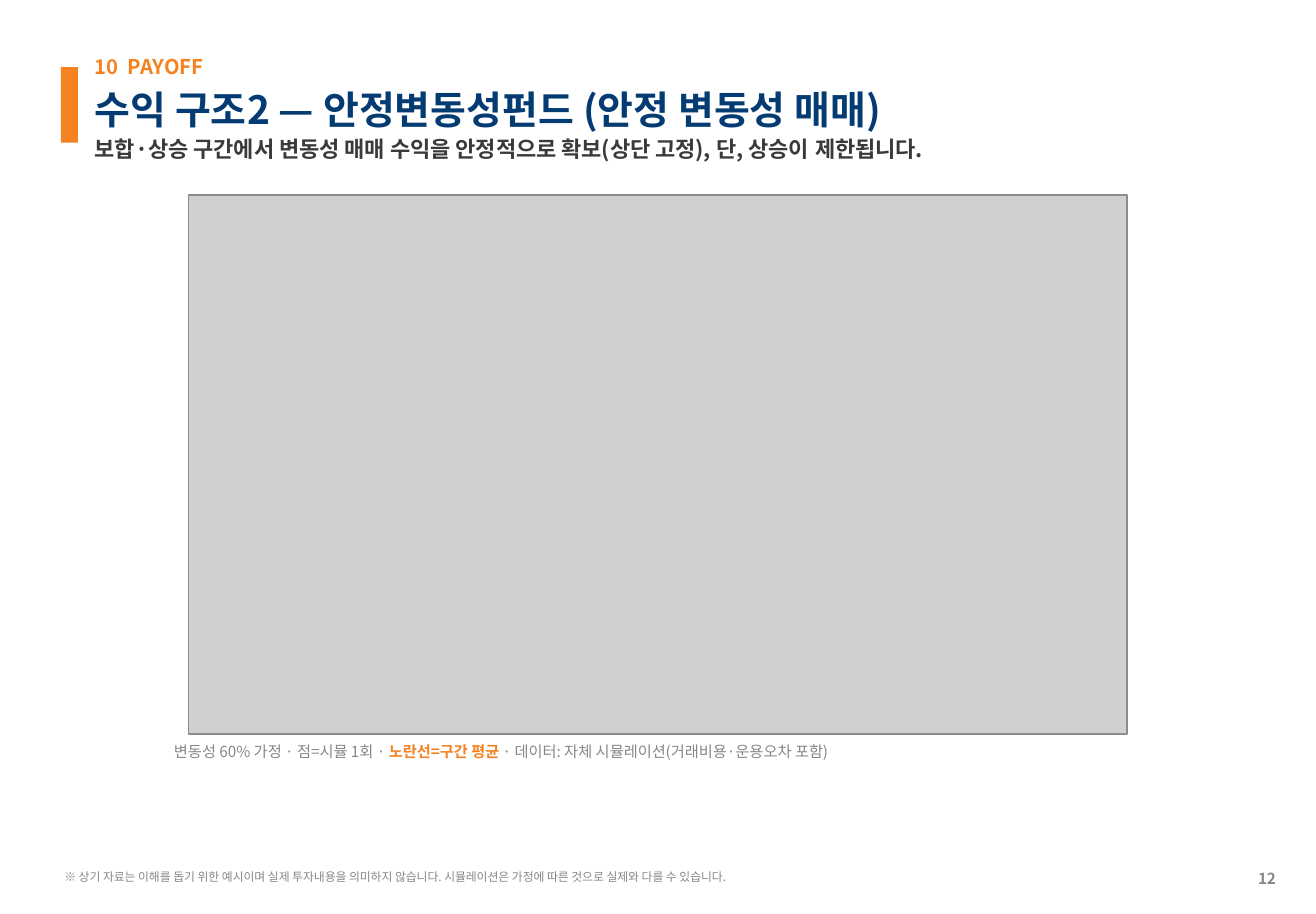
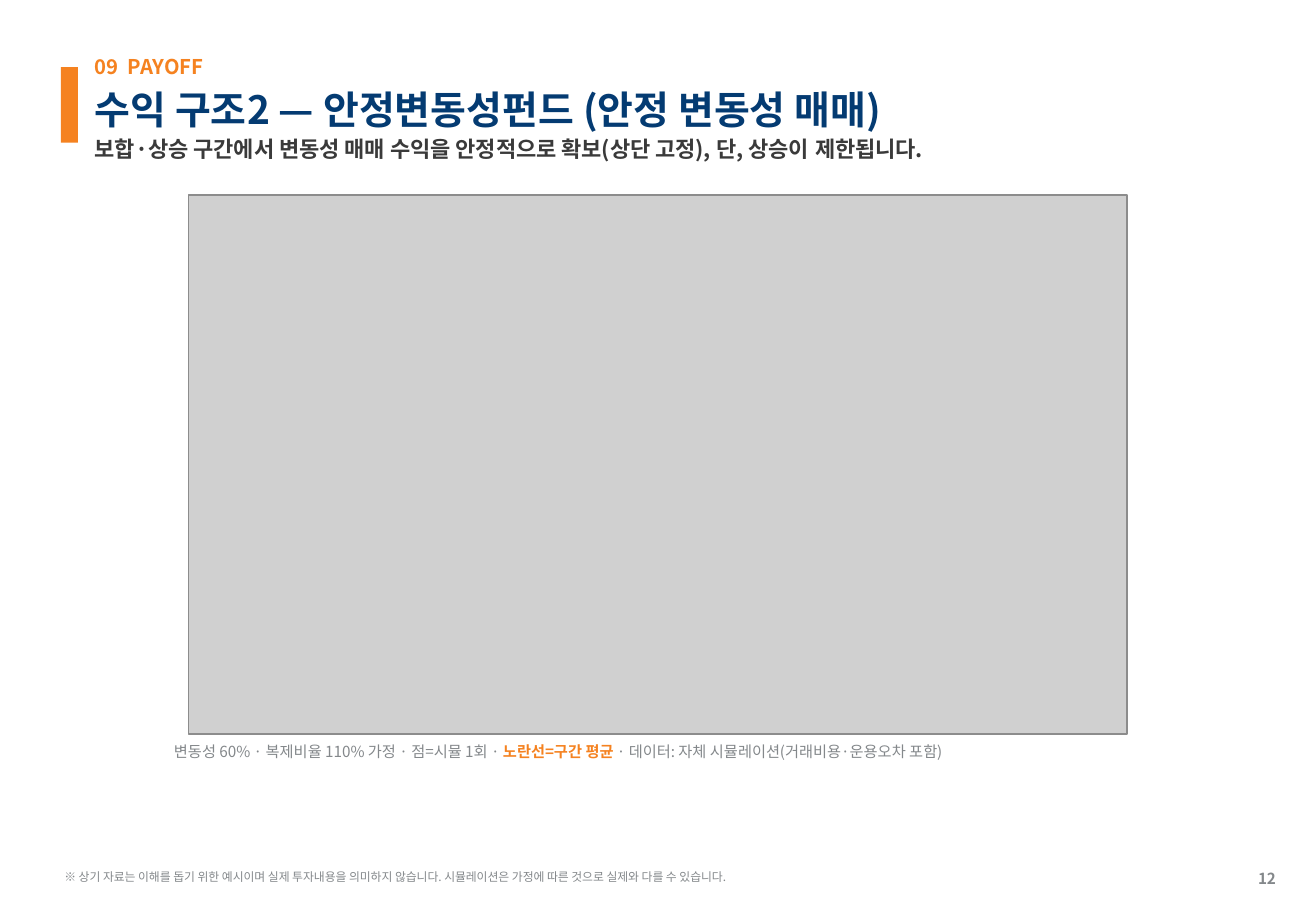
Before and after one commit to gamer383-bit/Volatility-Fund, a slide deck: slide 12 of 제안서/변동성하베스트펀드_AITop2_v1_20260715.pptx (slide 13 before the commit). Drawn at 1316x914 pixels with LibreOffice and Linux fonts; fonts in the diff are those of the drawing; grey boxes stand for pictures. Boxes give left, top, right and bottom in pixels: in the first picture for what was removed or moved away, otherwise in the second. Text is boxed around its words. In the diff, an @@ line names an element or a change of style, - is before the commit and + after.

```diff
--- a/제안서/변동성하베스트펀드_AITop2_v1_20260715.pptx
+++ b/제안서/변동성하베스트펀드_AITop2_v1_20260715.pptx
@@ text at bbox=[95, 58, 204, 75]: text changed @@
-10 PAYOFF
+09 PAYOFF
@@ text at bbox=[174, 744, 942, 760]: text changed @@
-변동성 60% 가정 · 점=시뮬 1회 · 노란선=구간 평균 · 데이터: 자체 시뮬레이션(거래비용·운용오차 포함)
+변동성 60% · 복제비율 110% 가정 · 점=시뮬 1회 · 노란선=구간 평균 · 데이터: 자체 시뮬레이션(거래비용·운용오차 포함)
```
Also in this commit, not shown: 7 other slides changed, 6 other files.
